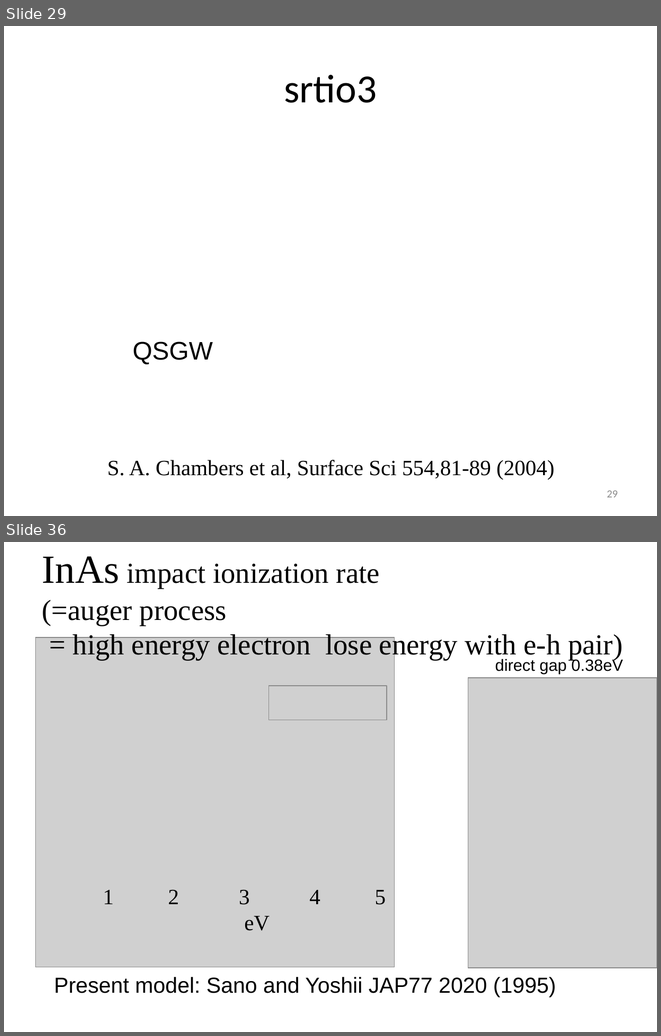
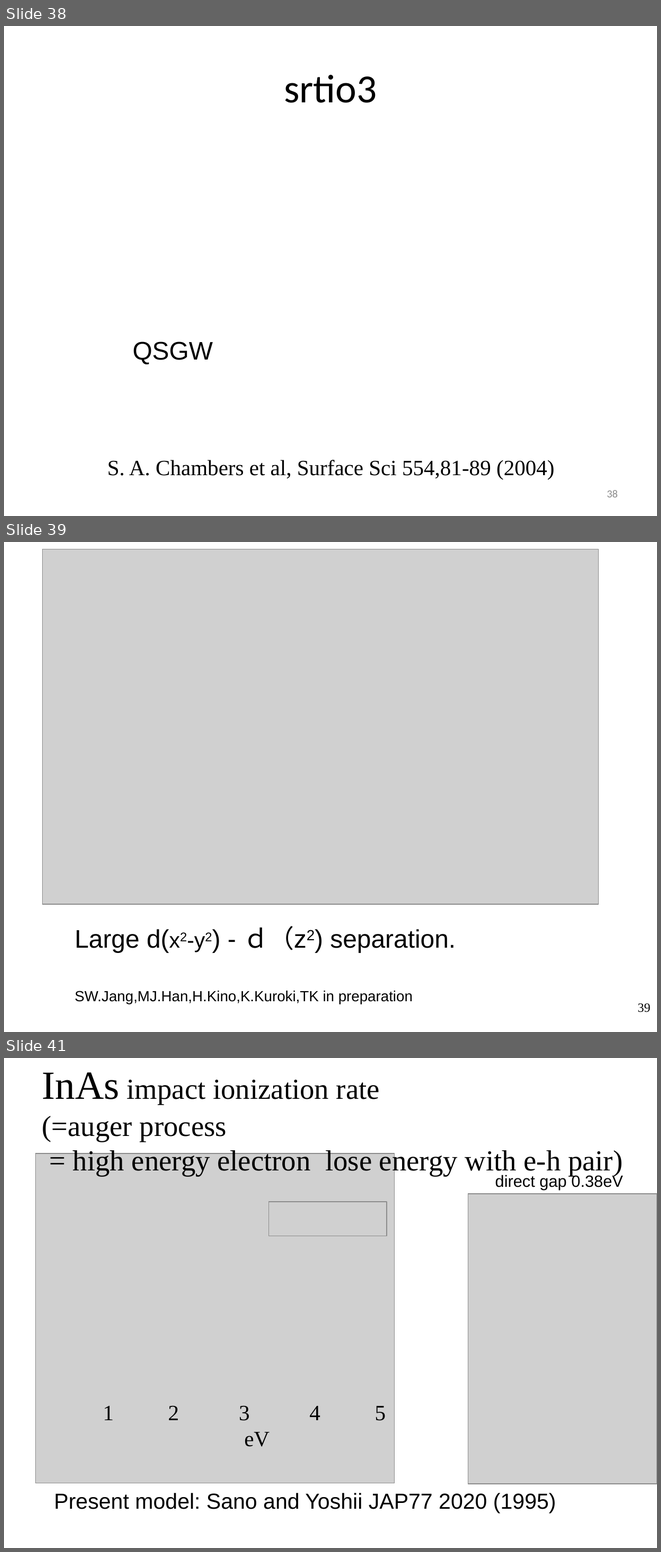
Before and after one commit to tkotani/ecalj, a slide deck: Document/cmdworkshop.pptx. Shown one above the other, each under a label of ours: slides 29 and 36 before the commit, slides 38, 39 and 41 after it; the slides between them are not shown. The pictures are 661x1036 and 661x1552 pixels, drawn with LibreOffice and Linux fonts; fonts in the diff are those of the drawing; grey boxes stand for pictures; background and template pictures are left out. Boxes give left, top, right and bottom in pixels: in the first picture for what was removed or moved away, otherwise in the second. Text is boxed around its words. In the diff, an @@ line names an element or a change of style, - is before the commit and + after.

```diff
--- a/Document/cmdworkshop.pptx
+++ b/Document/cmdworkshop.pptx
@@ slide 39 added at box(4, 542, 657, 1032), background #FFFFFF @@
@@ picture added at box(43, 549, 599, 904) @@
@@ text added at box(74, 926, 456, 1004), 28 pt, text #000000 @@
+Large d(x2-y2) - ｄ（z2) separation.
+SW.Jang,MJ.Han,H.Kino,K.Kuroki,TK in preparation
@@ page number added at box(638, 1003, 651, 1012), 14 pt, text #000000 @@
+39
@@ what was slide 29 is now slide 38 @@
@@ page number at box(607, 490, 618, 497): text changed @@
-29
+38
@@ what was slide 36 is now slide 41 @@
```
Also in this commit, not shown: 6 other slides added, 1 slide removed, 3 other files.
